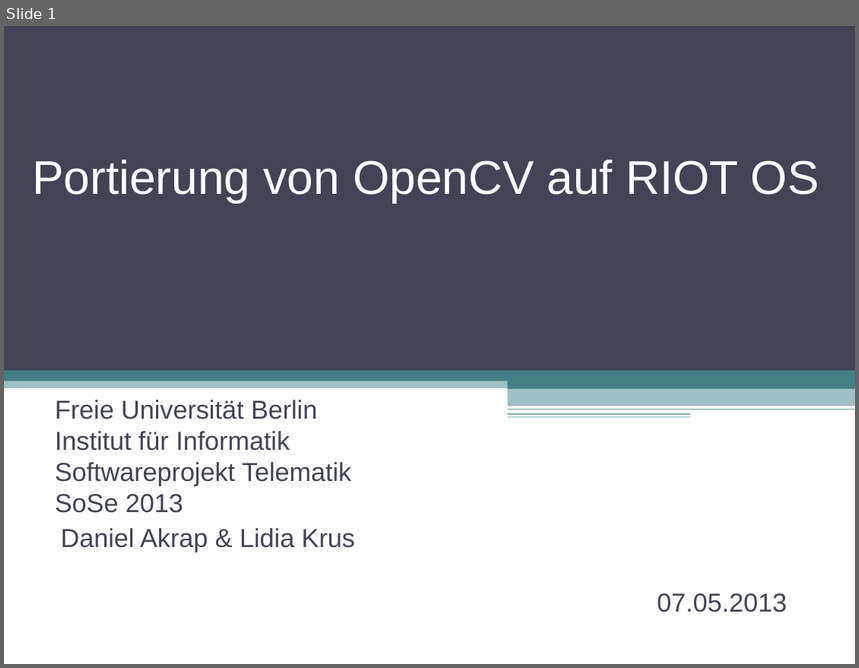
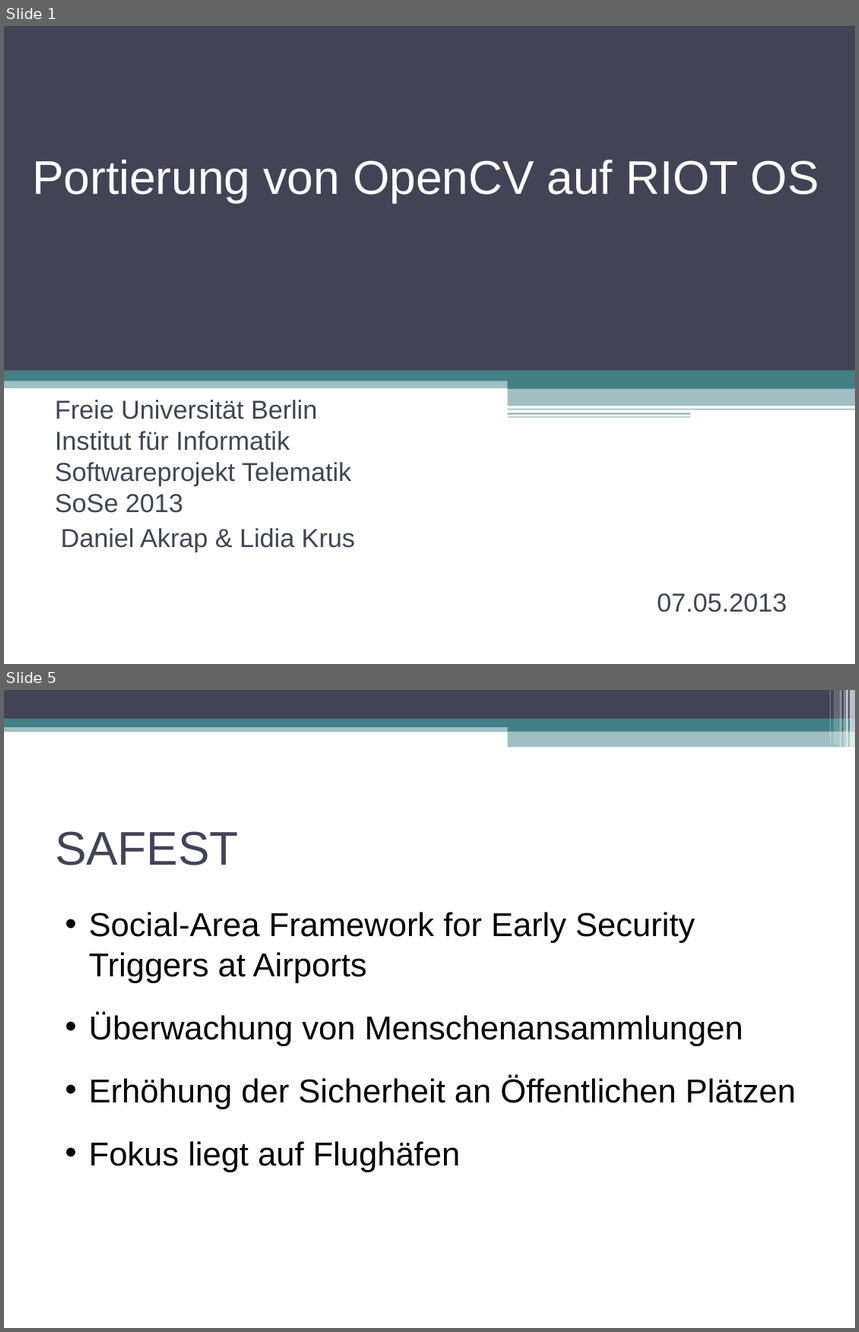
Before and after one commit to swp2013riot/riot-opencv-port, a slide deck: doc/slides/intro_presentation.odp. Shown one above the other, each under a label of ours: slide 1 before the commit, slides 1 and 5 after it; the slides between them are not shown. The pictures are 859x668 and 859x1332 pixels, drawn with LibreOffice and Linux fonts; fonts in the diff are those of the drawing. Boxes give left, top, right and bottom in pixels: in the first picture for what was removed or moved away, otherwise in the second. Text is boxed around its words. In the diff, an @@ line names an element or a change of style, - is before the commit and + after.

```diff
--- a/doc/slides/intro_presentation.odp
+++ b/doc/slides/intro_presentation.odp
@@ slide 5 added at (x1=4, y1=690, x2=855, y2=1328), background #FFFFFF @@
@@ rectangle added at (x1=4, y1=690, x2=855, y2=719), fill #424456 @@
@@ rectangle added at (x1=829, y1=690, x2=831, y2=745), fill #FFFFFF at 30% opacity @@
@@ rectangle added at (x1=834, y1=690, x2=839, y2=745), fill #FFFFFF at 20% opacity @@
@@ rectangle added at (x1=840, y1=690, x2=842, y2=748), fill #FFFFFF at 40% opacity @@
@@ rectangle added at (x1=844, y1=690, x2=845, y2=748), fill #FFFFFF at 60% opacity @@
@@ rectangle added at (x1=846, y1=690, x2=848, y2=748), fill #FFFFFF at 65% opacity @@
@@ rectangle added at (x1=850, y1=690, x2=855, y2=748), fill #FFFFFF at 65% opacity @@
@@ rectangle added at (x1=4, y1=724, x2=855, y2=732), fill #438086 at 50% opacity @@
@@ rectangle added at (x1=4, y1=719, x2=855, y2=727), fill #438086 @@
@@ rectangle added at (x1=508, y1=723, x2=855, y2=732), fill #438086 @@
@@ rectangle added at (x1=508, y1=730, x2=855, y2=747), fill #438086 at 50% opacity @@
@@ title added at (x1=55, y1=831, x2=239, y2=866), 40 pt, text #424456 @@
+SAFEST
@@ text added at (x1=89, y1=912, x2=796, y2=1173), 28 pt, text #000000 @@
+• Social-Area Framework for Early Security Triggers at Airports
+• Überwachung von Menschenansammlungen
+• Erhöhung der Sicherheit an Öffentlichen Plätzen
+• Fokus liegt auf Flughäfen
```
Also in this commit, not shown: 2 slides changed, 7 other slides added, 3 slides removed, 2 other files.
